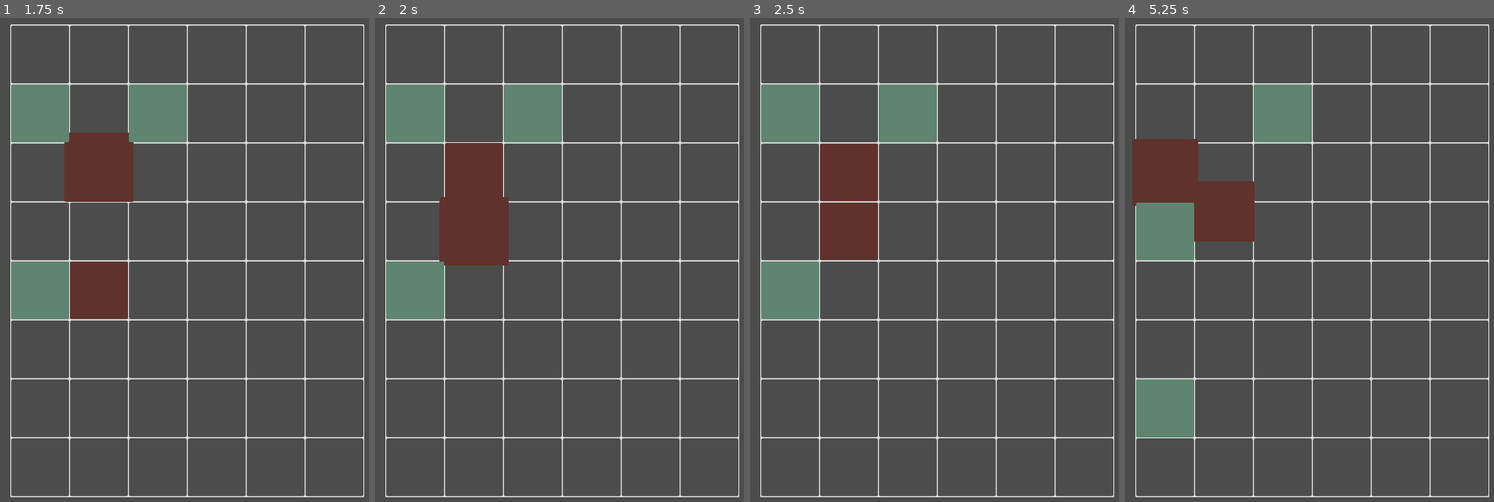
Above: before the commit, frames 1-4 (left to right).
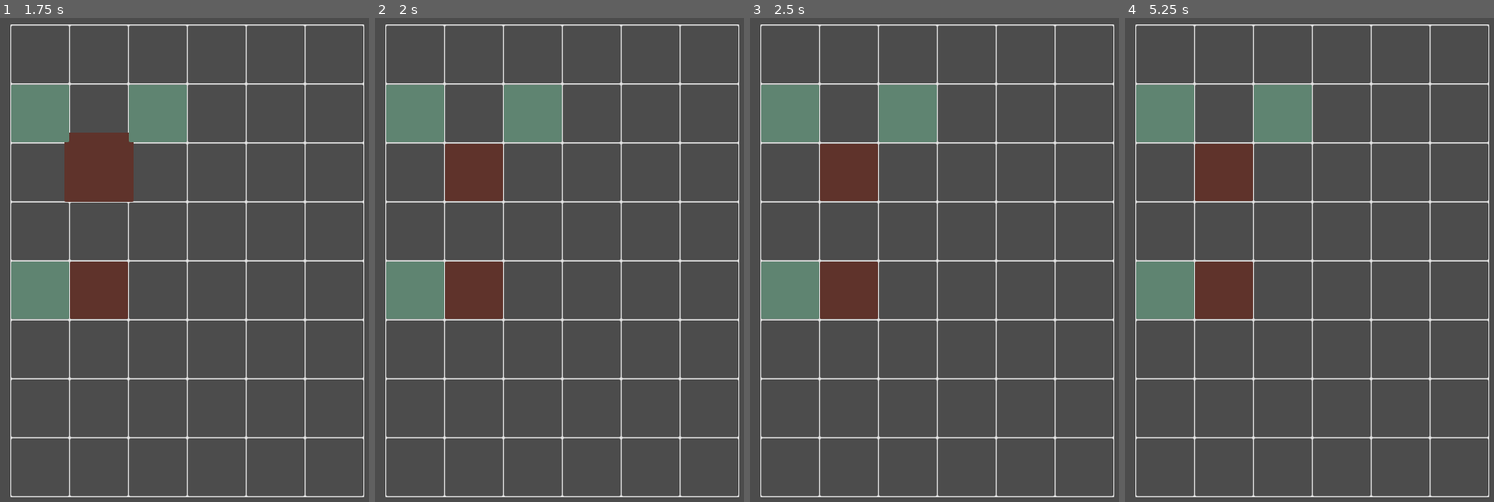
Above: after the commit, the same moments.

Repository: ax9880/genso-battle
Game: Godot game, scene res://Main.tscn
The game is run twice, just before and just after one commit, with the same random seed, the same clock (stepped at 60 frames per second) and the same inputs.
Inputs (mouse positions are in pixels of both pictures, inside the frame that each line leads up to):
- Up to frame 1 (1.75 s): tap Enter at 0.5 s; drag from (40, 114) to (40, 289) at 0.52 s; drag from (158, 114) to (40, 56) at 1.27 s
- Up to frame 2 (2 s): no input
- Up to frame 3 (2.5 s): move the mouse to (790, 114) at 2.02 s; click (790, 114) at 2.17 s
- Up to frame 4 (5.25 s): tap Space (ui_select) at 2.75, 3.77, 4.25 s; drag from (1294, 327) to (1165, 114) at 2.77 s; tap Enter at 3.5 s; move the mouse to (1442, 298) at 3.52 s; click (1442, 298) at 3.67 s; drag from (1187, 105) to (1165, 410) at 4.27 s; move the mouse to (1335, 201) at 5.02 s; click (1335, 201) at 5.17 s

Frame 1 is identical in both runs. In frame 2, 4.1% of the frame differs, in the area x 17-37%, y 25-63%; in frame 3, 3.7%; in frame 4, 14%, in the area x 1-36%, y 13-87%.

Commit message:
Using state in Enemy so that swapping tween does not call the move method

Diff:
--- a/Enemy.gd
+++ b/Enemy.gd
@@ -48,11 +48,9 @@
 func _start_moving() -> void:
 	emit_signal("started_moving", self)
 
-	_increase_sprite_size()
+	self.current_state = STATE.PICKED_UP
 
 	_move()
-
-	enable_swap_area()
 
 
 func _move_towards_mouse() -> void:
@@ -72,14 +70,12 @@
 
 		tween.start()
 	else:
+		self.current_state = STATE.IDLE
+
 		emit_signal("action_done")
 
-		# Use state in Enemy?
-		self.current_state = STATE.IDLE
 
-		_restore_sprite_size()
-
-
-func _on_Tween_tween_completed(_object: Object, key: String):
-	if key == ":position":
-		_move()
+func _on_Tween_tween_completed(_object: Object, key: String) -> void:
+	if current_state == STATE.PICKED_UP:
+		if key == ":position":
+			_move()
